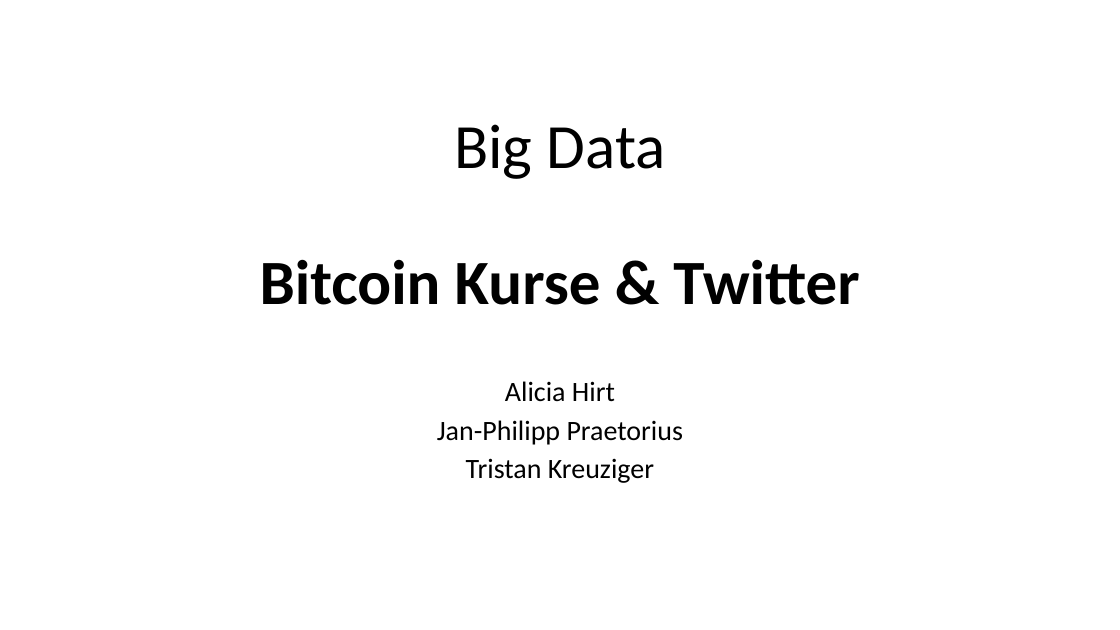
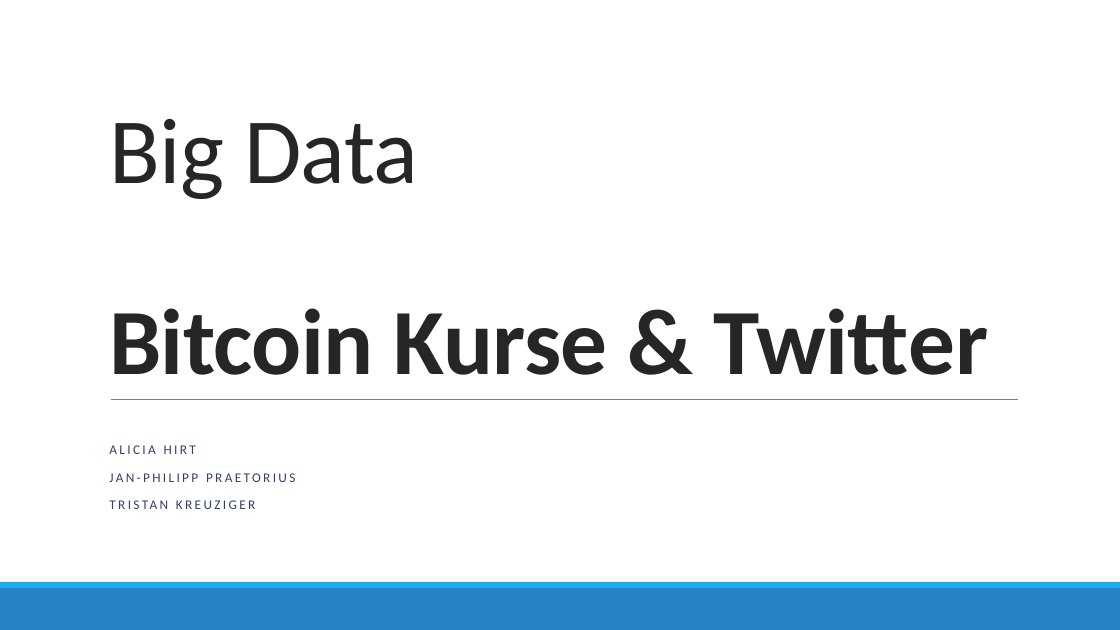
Before and after one commit to jaypem/BigDataProject, a slide deck: slide 1 of Big Data.pptx. Drawn at 1120x630 pixels with LibreOffice and Linux fonts; fonts in the diff are those of the drawing. Boxes give left, top, right and bottom in pixels: in the first picture for what was removed or moved away, otherwise in the second. Text is boxed around its words. In the diff, an @@ line names an element or a change of style, - is before the commit and + after.

```diff
--- a/Big Data.pptx
+++ b/Big Data.pptx
@@ title "Big Data Bitcoin Kurse & ...": place and size @@
-title "Big Data Bitcoin Kurse & ..." at <box>260,124,859,305</box>
+title "Big Data Bitcoin Kurse & ..." at <box>109,119,988,375</box>
@@ title "Big Data Bitcoin Kurse & ..." at <box>109,119,988,375</box>: size 54 to 80 pt, text colour #000000 to #262626, letter spacing 0 to -0.5 pt; alignment centre to left; line spacing 0.9 to 0.85 @@
@@ line added from (111, 399) to (1018, 399), #808080 0.5 pt @@
@@ subtitle at <box>109,445,295,482</box>: text changed; size 24 to 11.4 pt; text colour #000000 to #344068 @@
-Alicia Hirt
-Jan-Philipp Praetorius
-Tristan Kreuziger
+ALICIA HIRT
+JAN-PHILIPP PRAETORIUS
+TRISTAN KREUZIGER
@@ rectangle added at <box>0,588,1120,630</box>, fill #2683C6 @@
@@ rectangle added at <box>0,582,1120,588</box>, fill #1CADE4 @@
```
Also in this commit, not shown: 3 other slides changed, 3 slides added, 2 slides removed, 1 other file.
